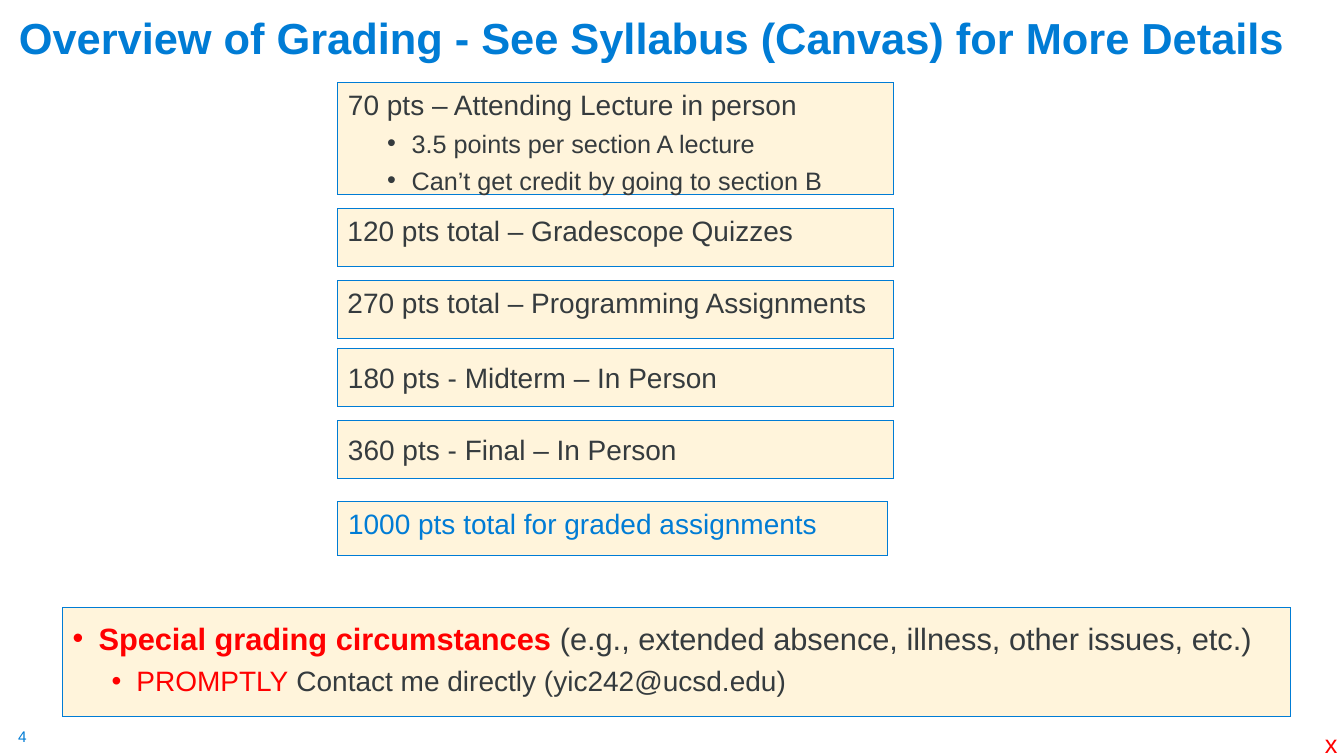
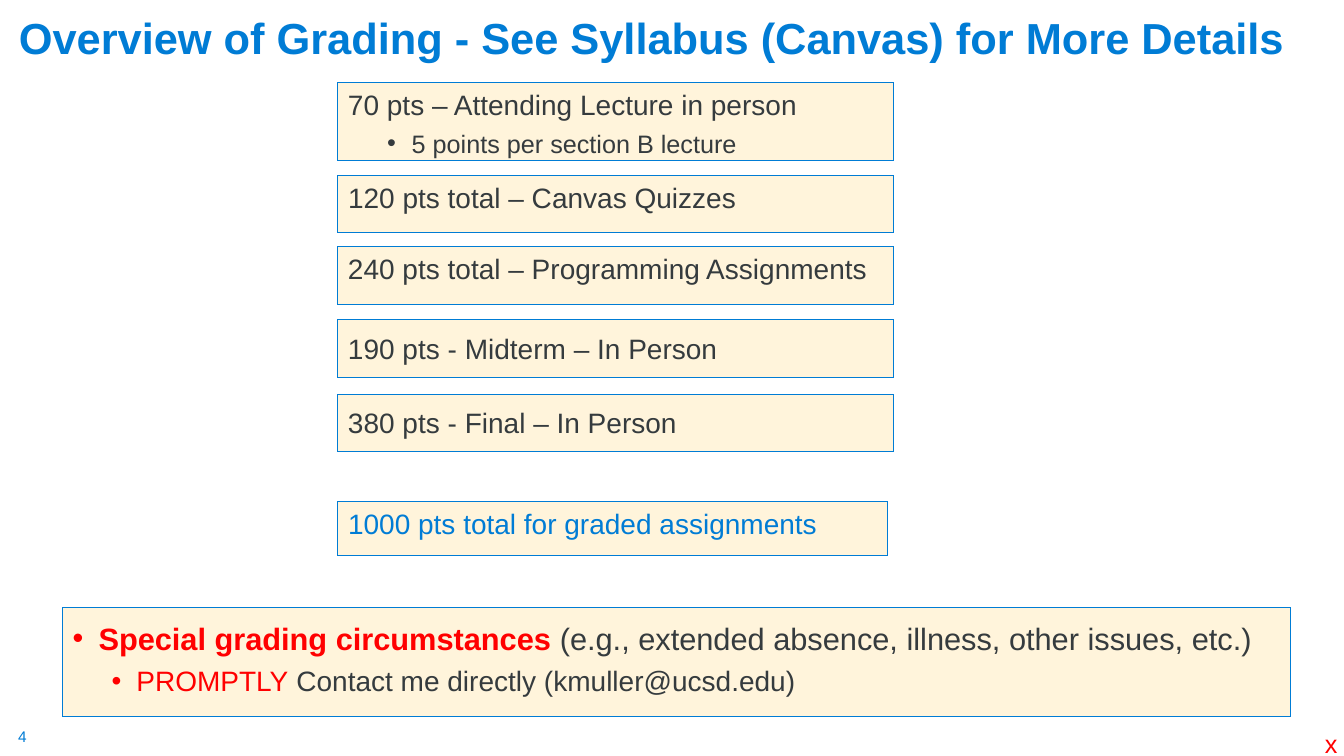
Before and after one commit to cse30-sp24/Cao-slides, a slide deck: slide 4 of 01-C-Part1.pptx. Drawn at 1344x756 pixels with LibreOffice and Linux fonts; fonts in the diff are those of the drawing. Boxes give left, top, right and bottom in pixels: in the first picture for what was removed or moved away, otherwise in the second. Text is boxed around its words. In the diff, an @@ line names an element or a change of style, - is before the commit and + after.

```diff
--- a/01-C-Part1.pptx
+++ b/01-C-Part1.pptx
@@ rectangle "70 pts – Attending Lecture ...": place and size @@
-rectangle "70 pts – Attending Lecture ..." at box(338, 83, 894, 195)
+rectangle "70 pts – Attending Lecture ..." at box(338, 83, 894, 161)
@@ text in rectangle at box(412, 134, 737, 158): text changed @@
-  • 3.5 points per section A lecture
-  • Can’t get credit by going to section B
+  • 5 points per section B lecture
@@ text "120 pts total – Canvas ...": place and size @@
-text "120 pts total – Canvas ..." at box(338, 209, 894, 266)
+text "120 pts total – Canvas ..." at box(338, 175, 894, 233)
@@ text at box(348, 187, 736, 213): text changed @@
-120 pts total – Gradescope Quizzes
+120 pts total – Canvas Quizzes
@@ rectangle "240 pts total – Programming ...": place and size @@
-rectangle "240 pts total – Programming ..." at box(338, 280, 894, 338)
+rectangle "240 pts total – Programming ..." at box(338, 246, 894, 303)
@@ text in rectangle at box(348, 258, 866, 284): text changed @@
-270 pts total – Programming Assignments
+240 pts total – Programming Assignments
@@ rectangle "190 pts - Midterm – ...": place and size @@
-rectangle "190 pts - Midterm – ..." at box(338, 349, 894, 406)
+rectangle "190 pts - Midterm – ..." at box(338, 320, 894, 377)
@@ text in rectangle at box(348, 338, 717, 364): text changed @@
-180 pts - Midterm – In Person
+190 pts - Midterm – In Person
@@ rectangle "380 pts - Final – ...": place and size @@
-rectangle "380 pts - Final – ..." at box(338, 420, 894, 478)
+rectangle "380 pts - Final – ..." at box(338, 394, 894, 452)
@@ text in rectangle at box(348, 412, 677, 438): text changed @@
-360 pts - Final – In Person
+380 pts - Final – In Person
@@ text in rectangle at box(136, 670, 795, 696): text changed @@
-  • PROMPTLY Contact me directly (yic242@ucsd.edu)
+  • PROMPTLY Contact me directly (kmuller@ucsd.edu)
```
Also in this commit, not shown: 33 other slides changed, 4 slides added, 1 slide removed.
